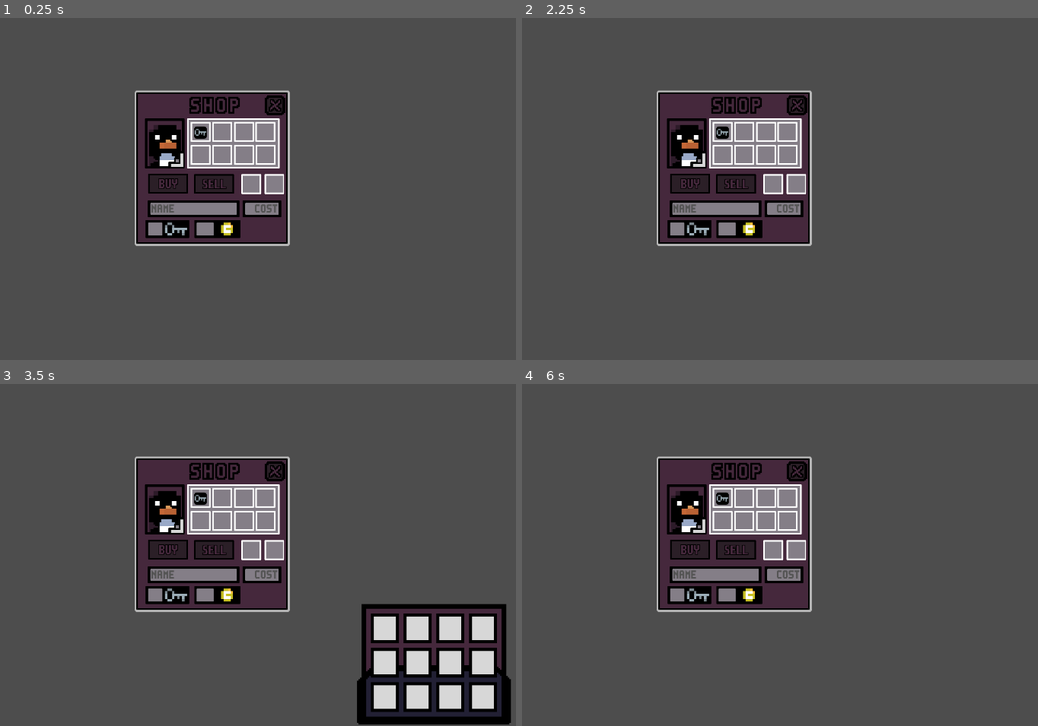
Above: before the commit, frames 1-4 (two rows, left to right).
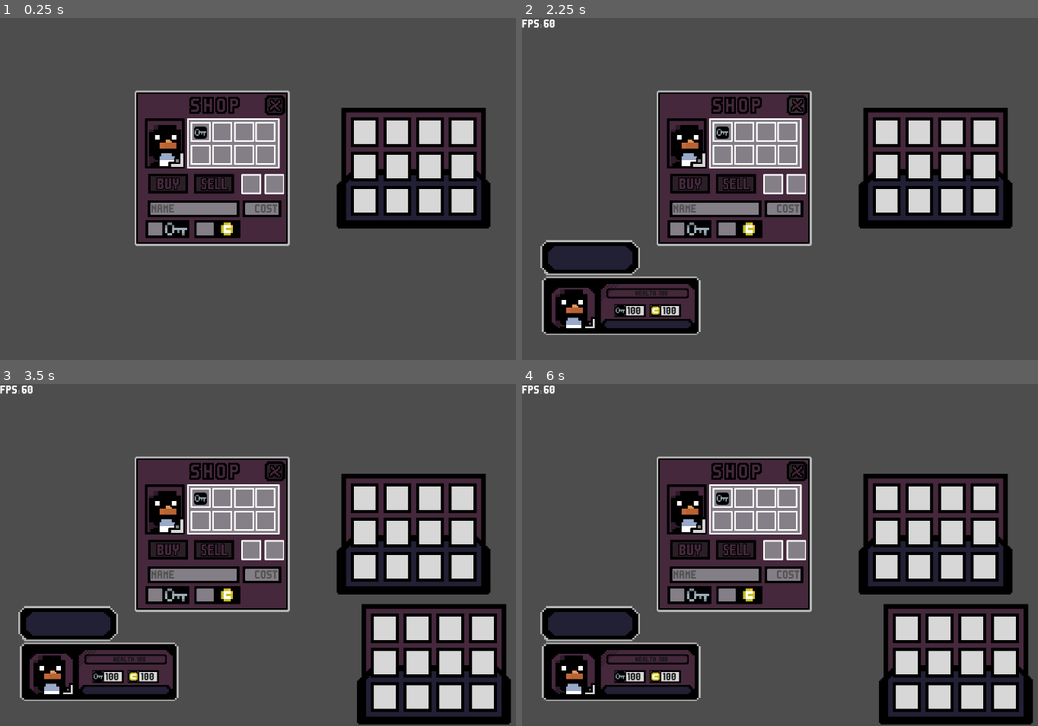
Above: after the commit, the same moments.

Repository: Vladitex1/ping_godot
Game: Godot game, scene res://Scenes/shop.tscn
Same seed, same stepped clock (60 frames per second), same inputs: the game is played once before the commit and once after it. This scene is started directly instead of the project's main scene.
Inputs (mouse positions are in pixels of both pictures, inside the frame that each line leads up to):
- Up to frame 1 (0.25 s): no input
- Up to frame 2 (2.25 s): click (692, 182) at 0.5 s; click (738, 185) at 1.25 s; click (795, 106) at 2 s
- Up to frame 3 (3.5 s): tap Enter at 2.75 s; move the mouse to (438, 537) at 2.77 s; hold D (move_right) from 2.78 s (still down); tap Tab (special_tab) at 2.85 s; tap Mouse wheel up (wheel_up) at 3.05 s
- Up to frame 4 (6 s): tap Space at 3.5, 5 s; move the mouse to (702, 572) at 3.52 s; release D (move_right) at 3.53 s; hold S (move_down) 3.53-4.28 s; tap Mouse wheel up (wheel_up) at 3.6, 4.55 s; tap Tab (special_tab) at 3.8, 5.3, 5.85 s; tap Enter at 4.25, 5.75 s; move the mouse to (888, 479) at 4.27 s; hold D (move_right) 4.28-5.03 s; hold Shift (move_shift) 4.28-5.03 s; move the mouse to (795, 623) at 5.02 s; hold W (move_up) 5.03-5.78 s; tap E (press_key_event_on) at 5.1 s; move the mouse to (1007, 606) at 5.77 s; hold A (move_left) from 5.78 s (still down)

The runs differ from the first frame. In frame 1, 10% of the frame differs, in the area x 29-96%, y 26-62%; in frame 2, 18%; in frame 3, 18%; in frame 4, 28%, in the area x 0-99%, y 0-100%.

Commit message:
ver. 0.002.1

Diff:
--- a/Scenes/shop.tscn
+++ b/Scenes/shop.tscn
@@ -9,7 +9,8 @@
 [ext_resource type="Texture2D" uid="uid://cpqe4l277k3fg" path="res://assets/interface/Key1.png" id="5_yp380"]
 [ext_resource type="Theme" uid="uid://7xlrsebp7r3g" path="res://font_gray_theme.tres" id="6_xbq1c"]
 [ext_resource type="FontFile" uid="uid://8atws0pc47sn" path="res://fonts/Font1.ttf" id="7_u30p0"]
-[ext_resource type="PackedScene" uid="uid://brnv3y6cu0cfg" path="res://inventory.tscn" id="10_600xh"]
+[ext_resource type="Texture2D" uid="uid://bebfv6ulkwc7" path="res://assets/interface/inventory_large.png" id="10_tsnn7"]
+[ext_resource type="Script" path="res://Scripts/shop_inventory_script.gd" id="11_ji5sh"]
 
 [node name="Shop" type="Control"]
 layout_mode = 3
@@ -138,4 +139,13 @@
 
 [node name="inventory_plate" type="CanvasLayer" parent="."]
 
-[node name="inventory" parent="inventory_plate" instance=ExtResource("10_600xh")]
+[node name="TextureRect" type="TextureRect" parent="inventory_plate"]
+light_mask = 0
+visibility_layer = 512
+offset_left = 1052.0
+offset_top = 219.0
+offset_right = 2052.0
+offset_bottom = 1219.0
+scale = Vector2(0.5, 0.5)
+texture = ExtResource("10_tsnn7")
+script = ExtResource("11_ji5sh")
--- a/Scripts/Camera.gd
+++ b/Scripts/Camera.gd
@@ -11,7 +11,7 @@
 		if get_zoom() == Vector2(max_zoom,max_zoom):
 			set_zoom(get_zoom() + Vector2(step, step))
 
-	if Input.is_action_just_released('wheel_up'): #and get_zoom() > Vector2.ONE:
+	elif Input.is_action_just_released('wheel_up'): #and get_zoom() > Vector2.ONE:
 		set_zoom(get_zoom() + Vector2(step, step))
 		if get_zoom() == Vector2(min_zoom,min_zoom):
 			set_zoom(get_zoom() - Vector2(step, step))
--- /dev/null
+++ b/Scripts/shop_inventory_script.gd
@@ -0,0 +1,29 @@
+extends TextureRect
+
+var open = true
+
+var show_inventory_pos = Vector2(1052,219)
+var step = 100
+
+'func inventory_tougle(open):
+	if open == false:
+		position_up()
+	else:
+		position_down()'
+
+
+
+func _ready():
+	set_position(show_inventory_pos)
+	#open = true
+
+'func position_up():
+	set_position(hiden_inventory_pos)
+	open = true
+func position_down():
+	set_position(show_inventory_pos)
+	open = false'
+
+#func _process(delta):
+	#if Input.is_action_just_released("special_tab"):
+	#inventory_tougle(open)
Not shown: 1 places in Scenes/shop.tscn that only renumber resources
Binary file changed: assets/interface/buybutton.png
Binary file changed: assets/interface/sellbutton.png
Not shown, changed: assets/.DS_Store
